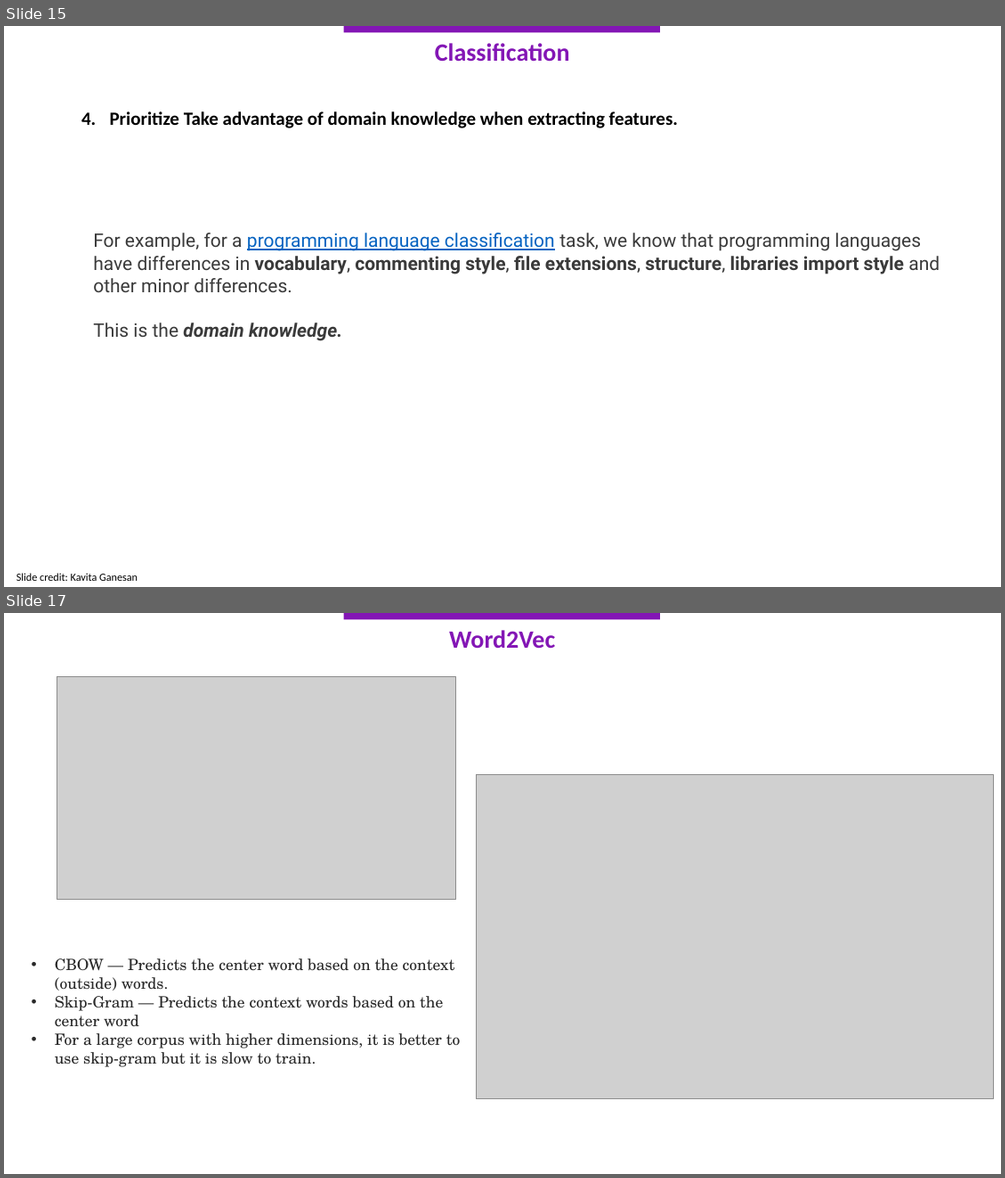
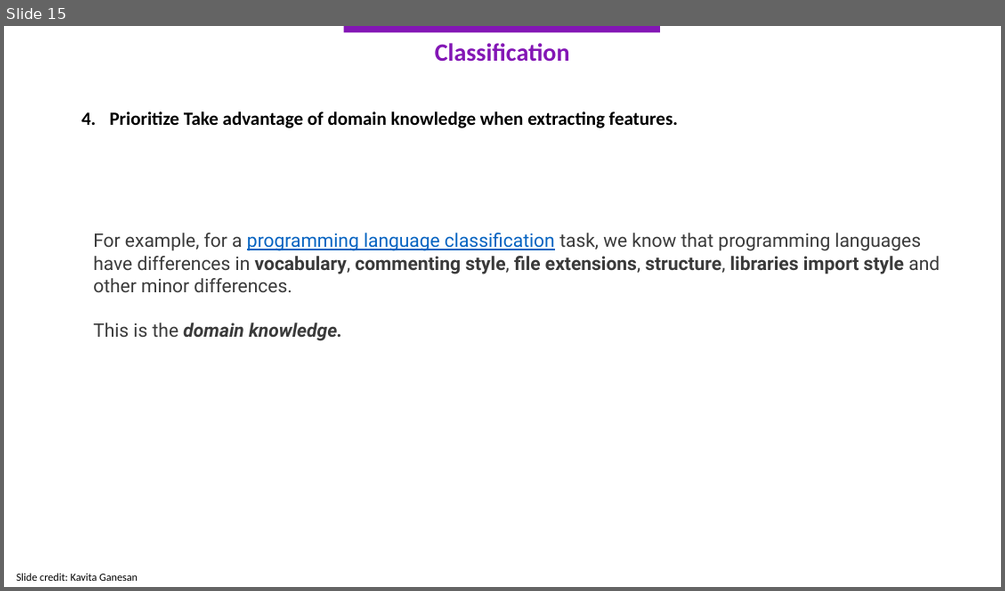
Before and after one commit to kemalcankara/anlp2023_guz, a slide deck: Slides/3.KRY-ANLP_1Kasim.pptx. Shown one above the other, each under a label of ours: slides 15 and 17 before the commit, slide 15 after it; the slides between them are not shown. The pictures are 1005x1178 and 1005x591 pixels, drawn with LibreOffice and Linux fonts; fonts in the diff are those of the drawing; grey boxes stand for pictures. Boxes give left, top, right and bottom in pixels: in the first picture for what was removed or moved away, otherwise in the second. Text is boxed around its words. In the diff, an @@ line names an element or a change of style, - is before the commit and + after.

```diff
--- a/Slides/3.KRY-ANLP_1Kasim.pptx
+++ b/Slides/3.KRY-ANLP_1Kasim.pptx
@@ slide 17 removed at (4,613,1001,1174), background #FFFFFF @@
@@ rectangle removed at (343,613,660,620) @@
@@ text removed at (449,630,555,649) @@
-Word2Vec
@@ picture removed at (57,677,455,900) @@
@@ picture removed at (477,774,994,1099) @@
@@ text removed at (55,958,461,1067) @@
-• CBOW — Predicts the center word based on the context (outside) words.
-• Skip-Gram — Predicts the context words based on the center word
-• For a large corpus with higher dimensions, it is better to use skip-gram but it is slow to train.
```
Also in this commit, not shown: 2 slides changed, 4 other slides removed, 1 other file.
